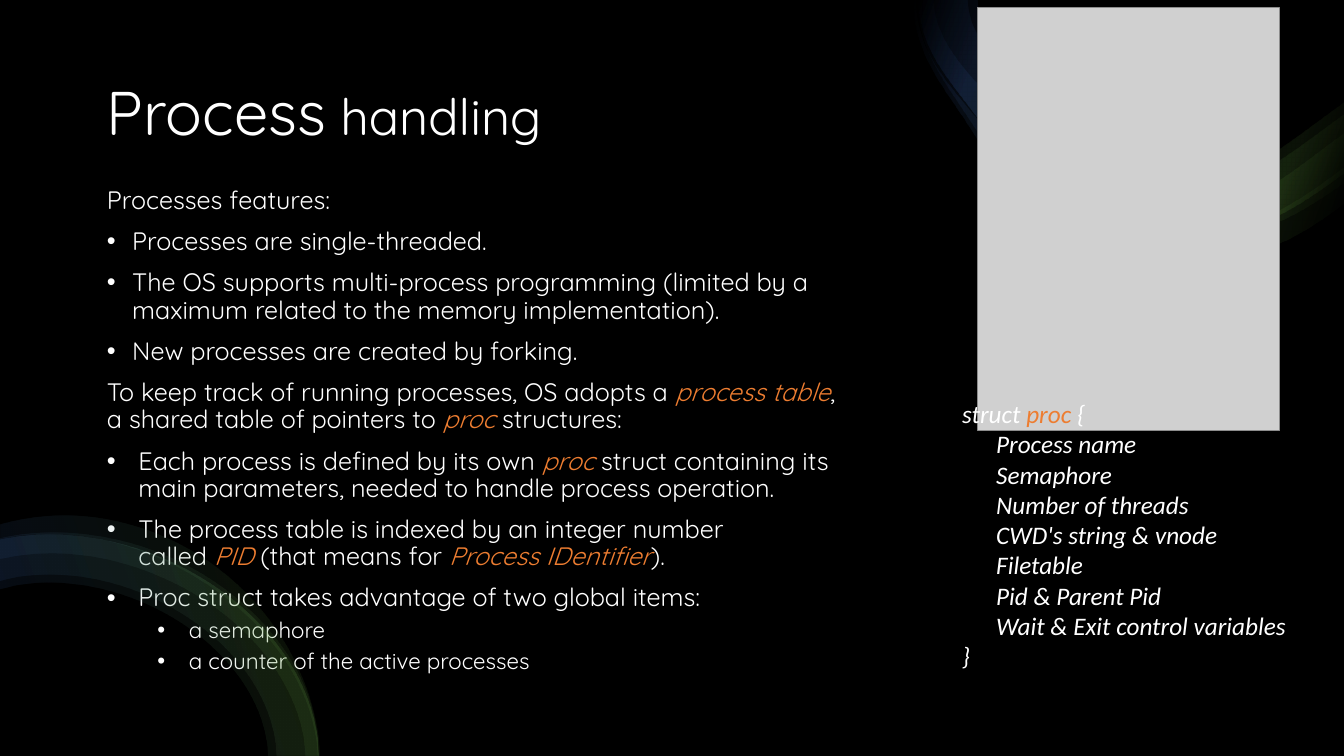
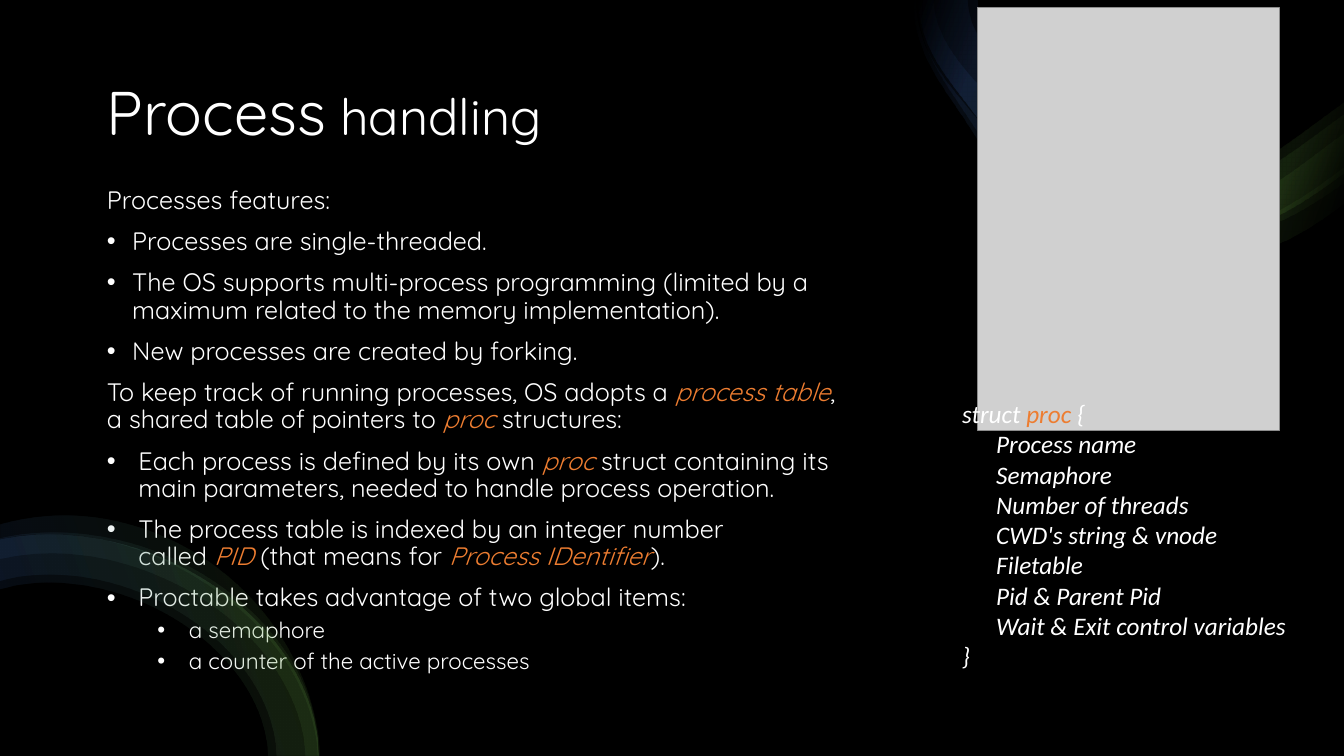
Before and after one commit to DavideAlta/OS161-shell, a slide deck: slide 5 of OS161-shell.pptx. Drawn at 1344x756 pixels with LibreOffice and Linux fonts; fonts in the diff are those of the drawing; grey boxes stand for pictures. Boxes give left, top, right and bottom in pixels: in the first picture for what was removed or moved away, otherwise in the second. Text is boxed around its words. In the diff, an @@ line names an element or a change of style, - is before the commit and + after.

```diff
--- a/OS161-shell.pptx
+++ b/OS161-shell.pptx
@@ text at [138, 587, 685, 611]: text changed @@
-• Proc struct takes advantage of two global items:
+• Proctable takes advantage of two global items:
```
Also in this commit, not shown: 3 other slides changed.
